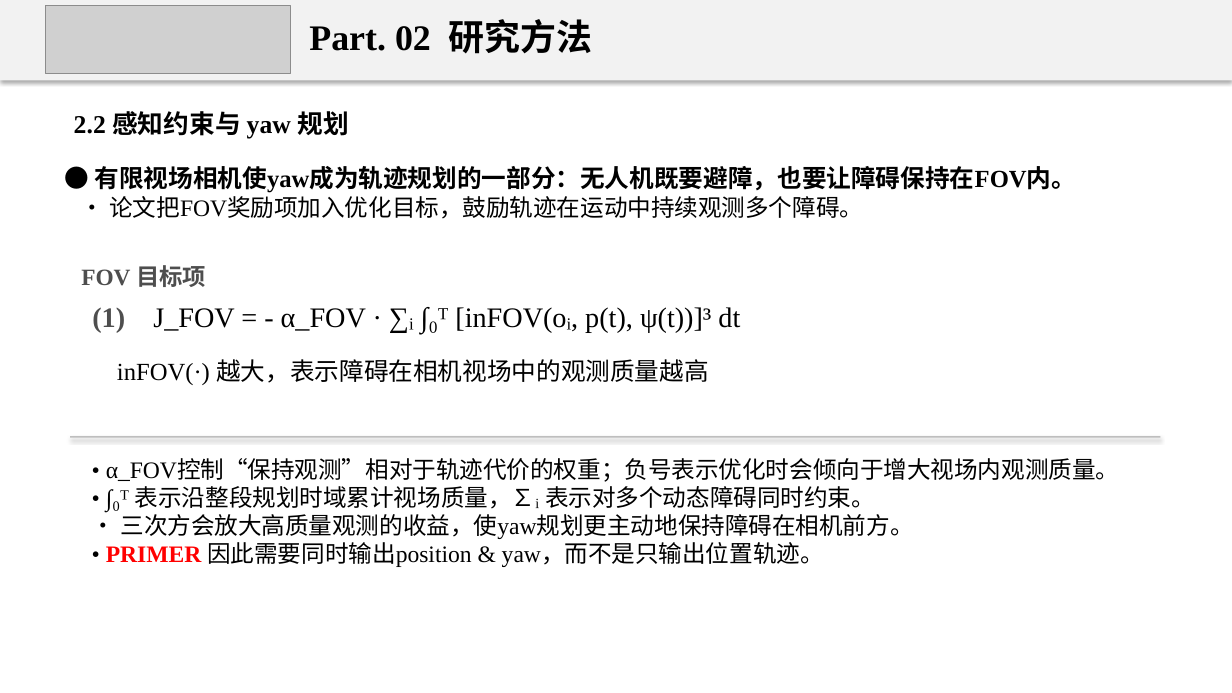
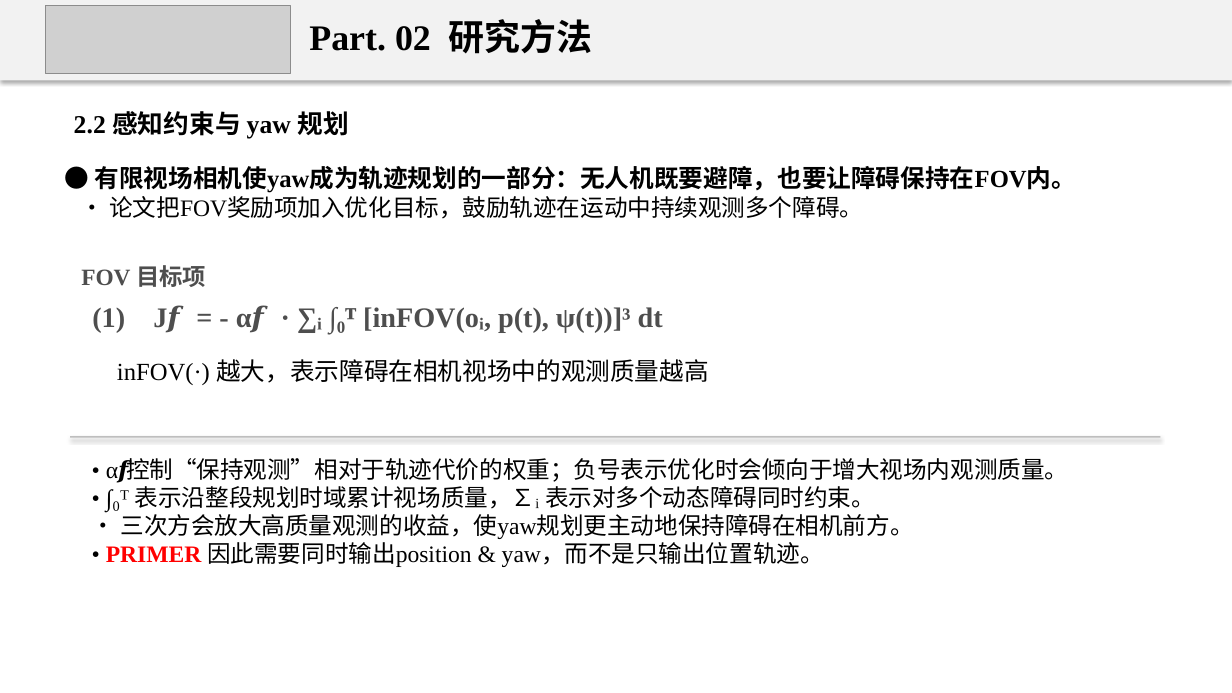
Before and after one commit to 18-cuixu/paper2ppt, a slide deck: slide 7 of skills/uav-paper-report/assets/examples/uav-primer-regression-report.pptx. Drawn at 1232x693 pixels with LibreOffice and Linux fonts; fonts in the diff are those of the drawing; grey boxes stand for pictures. Boxes give left, top, right and bottom in pixels: in the first picture for what was removed or moved away, otherwise in the second. Text is boxed around its words. In the diff, an @@ line names an element or a change of style, - is before the commit and + after.

```diff
--- a/skills/uav-paper-report/assets/examples/uav-primer-regression-report.pptx
+++ b/skills/uav-paper-report/assets/examples/uav-primer-regression-report.pptx
@@ text at [92, 307, 663, 332]: text changed; text colour #000000 to #4E4E4E; bold on @@
-(1) J_FOV = - α_FOV · ∑ᵢ ∫₀ᵀ [inFOV(oᵢ, p(t), ψ(t))]³ dt
+(1) J𝒇 = - α𝒇 · ∑ᵢ ∫₀ᵀ [inFOV(oᵢ, p(t), ψ(t))]³ dt
@@ text at [106, 460, 1069, 483]: text changed @@
-• α_FOV控制“保持观测”相对于轨迹代价的权重；负号表示优化时会倾向于增大视场内观测质量。
+• α𝒇控制“保持观测”相对于轨迹代价的权重；负号表示优化时会倾向于增大视场内观测质量。
```
Also in this commit, not shown: 2 other slides changed, 11 other files.
